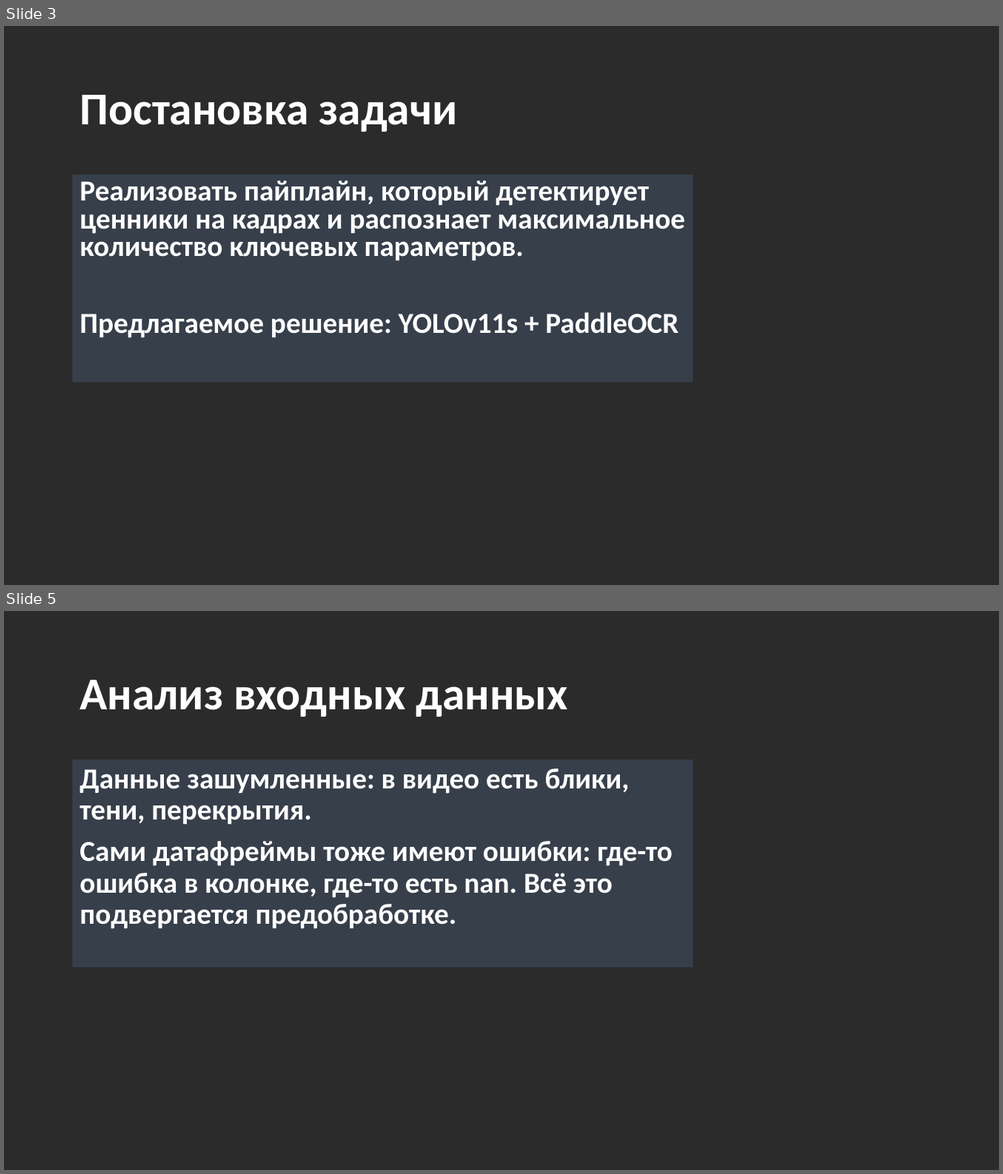
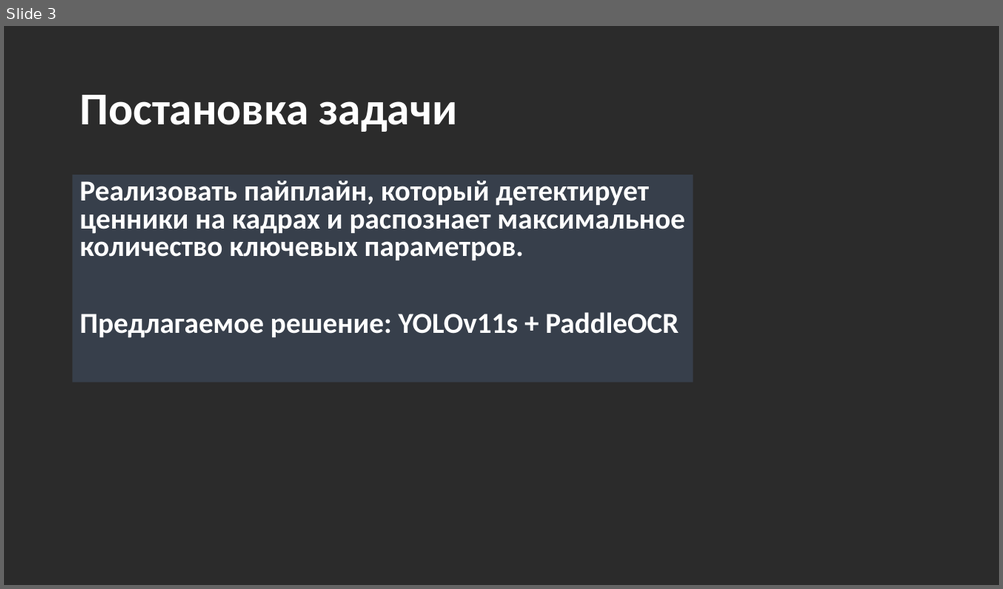
Before and after one commit to VladisRave/Lent_Frankenstein, a slide deck: Lent_Frankenstein.pptx. Shown one above the other, each under a label of ours: slides 3 and 5 before the commit, slide 3 after it; the slides between them are not shown. The pictures are 1003x1174 and 1003x589 pixels, drawn with LibreOffice and Linux fonts; fonts in the diff are those of the drawing; background and template pictures are left out; a plain dark background stands for a picture behind light text. Boxes give left, top, right and bottom in pixels: in the first picture for what was removed or moved away, otherwise in the second. Text is boxed around its words. In the diff, an @@ line names an element or a change of style, - is before the commit and + after.

```diff
--- a/Lent_Frankenstein.pptx
+++ b/Lent_Frankenstein.pptx
@@ slide 5 removed at [4, 611, 999, 1170], background picture (left out) @@
@@ title removed at [79, 680, 567, 717] @@
-Анализ входных данных
@@ text removed at [73, 760, 694, 968] @@
-Данные зашумленные: в видео есть блики, тени, перекрытия.
-Сами датафреймы тоже имеют ошибки: где-то ошибка в колонке, где-то есть nan. Всё это подвергается предобработке.
```
Also in this commit, not shown: 2 slides changed, 5 slides added, 2 other files.
